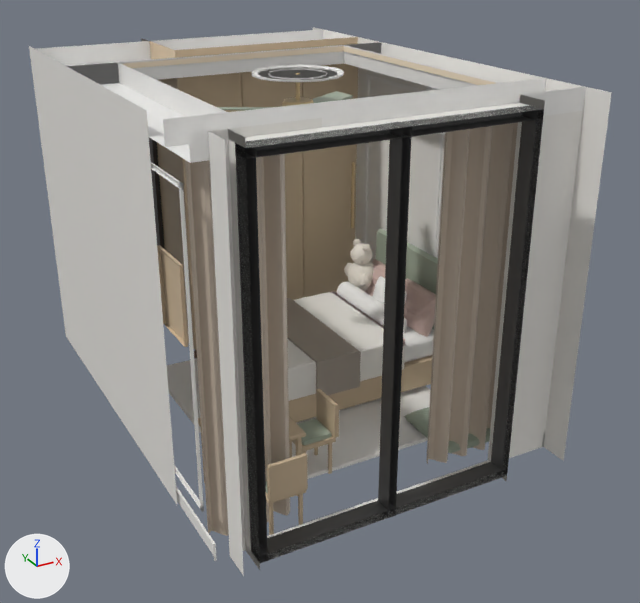
One commit to the glTF model public/tour-assets/g-type/v2/glb/ROOM3.glb: the scene before it, then after it.
One viewpoint serves both versions: a 50 mm camera at (6.16, -1.35, 3.45) aimed at (9.02, 3.86, 0.84). The lights are fixed; the arrows at lower left show +X, +Y and +Z. The first picture is the older version. Vertices at exactly the same position are counted once.

Objects in the first picture: 'WEB_ROOM3'.
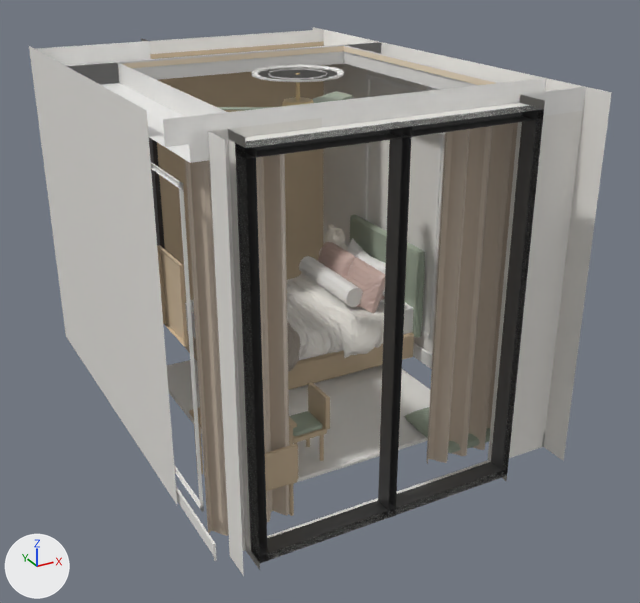
Location of each change, (x1, y1, x2, y2) in pixels of the pictures (640 x 603 px; the box of a moved part takes in the faces that stretch with it):
part 1 of me_web_room3, moved or reshaped: before (297, 419, 331, 445); after (289, 411, 323, 436)
part 2 of me_web_room3, moved or reshaped (mostly hidden before): before (201, 429, 205, 483); after (194, 425, 203, 474)
part 3 of me_web_room3, moved or reshaped (not visible before): after (289, 484, 294, 516)
part 4 of me_web_room3, moved or reshaped (mostly hidden): before (314, 447, 318, 455); after (319, 434, 324, 461)
part 5 of me_web_room3, moved or reshaped (not visible afterwards): before (289, 441, 292, 458)
part 6 of me_web_room3, rebuilt: before (266, 453, 308, 504); after (265, 444, 298, 491)
part 7 of me_web_room3, rebuilt: before (292, 389, 339, 452); after (293, 381, 330, 443)
part 8 of me_web_room3, rebuilt: before (198, 417, 306, 441); after (189, 408, 297, 429)
part 9 of me_web_room3, deleted (mostly hidden): before (268, 438, 332, 535)
part 10 of me_web_room3, cut back: before (149, 37, 438, 423); after (149, 29, 425, 485)

The change, as a diff of the scene's bpy script:
```diff
--- a/public/tour-assets/g-type/v2/glb/ROOM3.glb.py
+++ b/public/tour-assets/g-type/v2/glb/ROOM3.glb.py
@@ mat_mat_g_marble_floor_white @@
+mat_mat_g_marble_floor_white = principled_material('MAT_G_MARBLE_FLOOR_WHITE')
+mat_mat_g_marble_floor_white.base_color = (0.9, 0.89, 0.87)  # white #f3f2f0
+mat_mat_g_marble_floor_white.roughness = 0.4
@@ mat_mat_g_builtin_reveal @@
+mat_mat_g_builtin_reveal = principled_material('MAT_G_BUILTIN_REVEAL')
+mat_mat_g_builtin_reveal.base_color = (0.03, 0.028, 0.026)  # dark grey #302f2d
+mat_mat_g_builtin_reveal.roughness = 0.4
@@ me_web_room3 @@
 # used by ob_web_room3; location = (0.0, 0.0, 0.0)
-me_web_room3.from_pydata(...)  # 14469 vertices, 27896 faces; spans x 7.61..10.1, y 2.35..5.95, z 0.0..2.5
+me_web_room3.from_pydata(...)  # 39051 vertices, 78274 faces; spans x 7.61..10.1, y 2.35..5.95, z 0.0..2.5
+# me_web_room3 part 1: the loose piece of 56 vertices spanning x 8.42..8.64, y 2.99..3.2, z 0.28..0.31 is moved by (0.0, 0.12, 0.0)
+# me_web_room3 part 2: the loose piece of 58 vertices spanning x 7.85..7.88, y 3.28..3.32, z 0.0..0.45 is moved by (0.0, 0.12, 0.0)
+# me_web_room3 part 3: the loose piece of 20 vertices spanning x 8.19..8.21, y 2.79..2.81, z 0.0..0.25 is moved by (0.0, -0.08, 0.0)
+# me_web_room3 part 4: the loose piece of 24 vertices spanning x 8.62..8.64, y 3.19..3.21, z 0.0..0.25 is moved by (0.0, -0.08, 0.0)
+# me_web_room3 part 5: the loose piece of 20 vertices spanning x 8.42..8.45, y 3.19..3.21, z 0.0..0.25 is moved by (0.0, -0.08, 0.0)
+# me_web_room3 part 6: the loose piece of 66 vertices spanning x 7.97..8.23, y 2.56..2.83, z 0.25..0.52 is rebuilt with 68 vertices and now spans x 7.97..8.23, y 2.68..2.95, z 0.25..0.52
+# me_web_room3 part 7: the loose piece of 59 vertices spanning x 8.41..8.68, y 2.98..3.23, z 0.25..0.52 is rebuilt with 44 vertices and now spans x 8.41..8.68, y 3.09..3.34, z 0.25..0.52
+# me_web_room3 part 8: the loose piece of 38 vertices spanning x 7.83..8.37, y 2.84..3.34, z 0.45..0.48 is rebuilt with 35 vertices and now spans x 7.83..8.37, y 2.97..3.45, z 0.45..0.48
+# me_web_room3 part 9: 11 loose pieces with 930 vertices, spanning x 7.99..10.1, y 2.59..5.2, z 0.0..1.45, are deleted
+# me_web_room3 part 10: 145 vertices moved within x 9.57..10.01, y 2.83..4.75, z 0.23..0.81; 5787 vertices removed from x 8.39..10.1, y 3.57..5.17, z 0.0..2.5; 31315 vertices added at x 7.64..10.1, y 2.71..5.95, z 0.0..2.5
+# other edits to the shape of me_web_room3 do not show in these pictures
 me_web_room3.materials.append(mat_mat_g_wall_paint)
@@ me_web_room3 @@
 me_web_room3.materials.append(mat_mat_g_oak_light)
-me_web_room3.materials.append(mat_mat_g_shadow_gap)  # black #272727
 me_web_room3.materials.append(mat_mat_g_bed_sheet_white)
@@ me_web_room3 @@
 me_web_room3.materials.append(mat_mat_g_drape_beige)
+me_web_room3.materials.append(mat_mat_g_builtin_reveal)  # dark grey #302f2d
+me_web_room3.materials.append(mat_mat_g_marble_floor_white)  # white #f3f2f0
```
